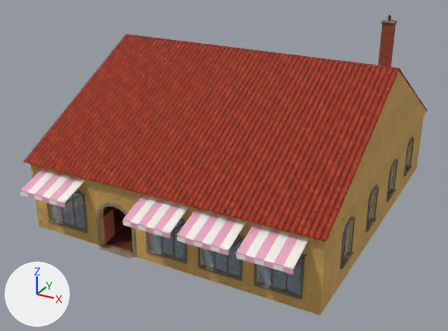
What one commit did to the glTF model art/town/shops/shop_bakery.gltf.
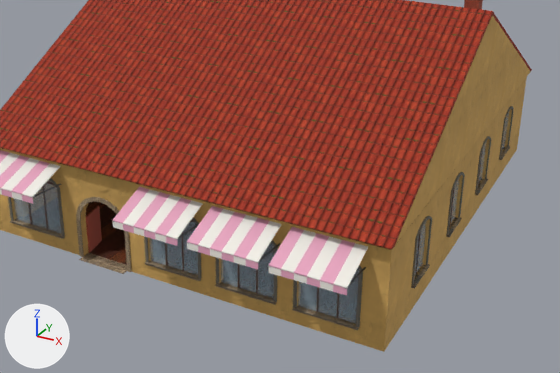
The first picture shows the older version from a 50 mm camera at (16.4, -23.1, 18.2) aimed at (-0.4, 7.5, 2.9). The close-ups show the older and then the newer version on the part from 9% to 100% of the width and 18% to 100% of the height of that picture. Only the edits that show in the close-ups are written down. The axes (+X, +Y, +Z) are drawn at lower left. The lights are the same throughout. Objects named as collision shapes, trigger or cutter boxes, shadow casters or lower levels of detail are left out. Vertices at exactly the same position are counted once.

Names of what the first close-up shows: 'shop_bakery'.
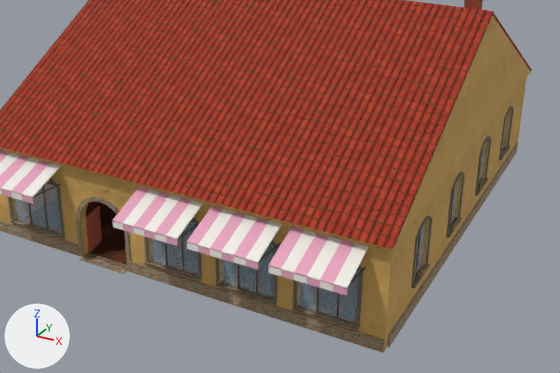
What the commit changed:
me_p1 is used by ob_shop_bakery; location (0.0, 0.0, 0.0).
me_p1 had 2485 vertices, 4718 faces and spanned x -9.0..9.0, y -1.7..19.8, z 0.0..11.1.
me_p1 now has 2505 vertices, 4754 faces and spans x -9.0..9.0, y -1.7..19.8, z 0.0..11.1.
me_p1 part 1: the loose piece of 8 vertices spanning x -8.9..8.9, y 0.0..19.4, z 4.0..4.4 is deleted.
Part 2, on me_p1:
15 vertices are added at x -8.9..8.9, y -0.1..19.1, z 0.0..0.5.
5 new vertices lie (0.0, 0.0, 0.5) away from vertices in x -8.9..8.9, y 0.0..19.1, z 0.0.
36 new faces join them, mat_m_towntrim.
Other edits to the shape of me_p1 do not show in these pictures.

Pixel boxes (x1, y1, x2, y2) of what changed, in the close-ups (560 x 373 px):
'shop_bakery', reshaped
    before: (0, 0, 532, 352)
    after: (0, 0, 532, 353)
part 1 of me_p1, deleted
    before: (0, 147, 419, 250)
part 2 of me_p1, added
    after: (0, 143, 518, 353)
